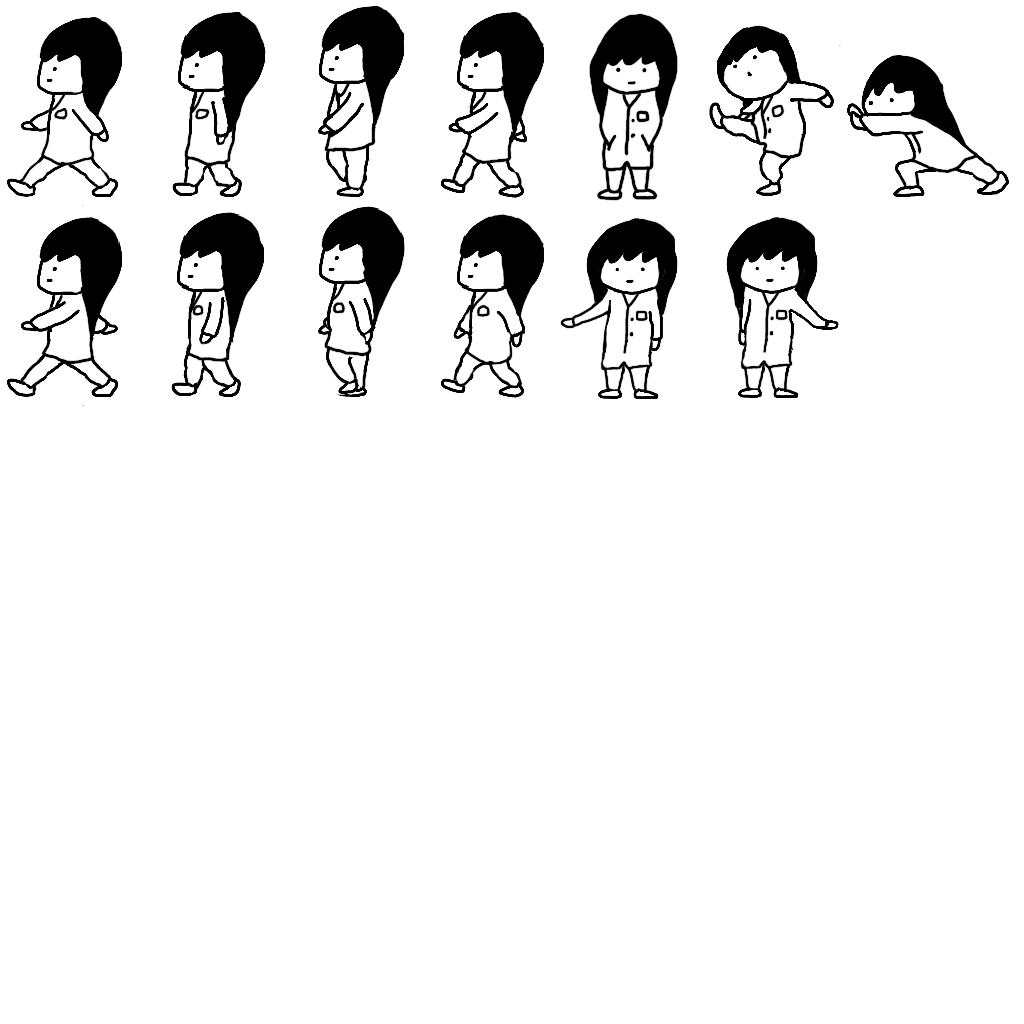
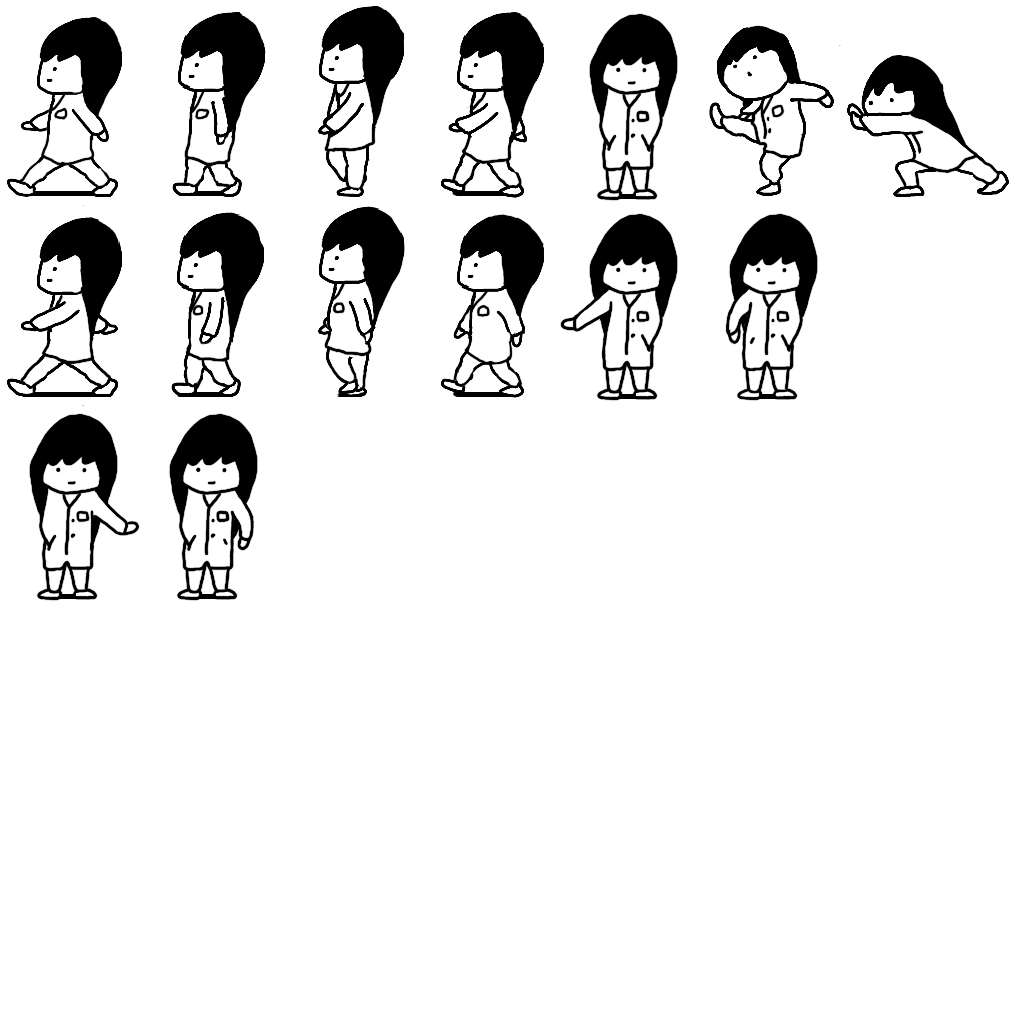
Layer changes from the first 1024x1024 image to the second:
hid group "ボタン押す現在左手" (2 layers) over [726, 213, 839, 399]
hid group "ボタン押す過去右手" (1 layers) over [560, 217, 678, 399]
added group "ボタン押す過去_右" with 16 layers above "ボタン押す過去_左" over [23, 191, 678, 601]
added layer "2" (1st of 5, in "ボタン押す過去_右") in group "ボタン押す過去_右" over [169, 413, 258, 601]
added layer "1" (1st of 5, in "ボタン押す過去_右") in group "ボタン押す過去_右" over [29, 413, 140, 601]
added layer "kage" (1st of 13, in "ボタン押す過去_右") in group "ボタン押す過去_右" over [179, 594, 234, 599]
added layer "kage" (2nd of 13, in "ボタン押す過去_右") in group "ボタン押す過去_右" over [38, 594, 93, 599]
added group "ボタン押す過去_左" with 11 layers above "立ち絵過去" over [560, 213, 839, 401]
added layer "2" (2nd of 5, in "ボタン押す過去_左") in group "ボタン押す過去_左" over [725, 213, 818, 401]
added layer "1" (2nd of 5, in "ボタン押す過去_左") in group "ボタン押す過去_左" over [560, 213, 678, 401]
added layer "kage" (3rd of 13, in "ボタン押す過去_左") in group "ボタン押す過去_左" over [741, 394, 796, 399]
added layer "kage" (4th of 13, in "ボタン押す過去_左") in group "ボタン押す過去_左" over [600, 394, 655, 399]
added layer "kage" (5th of 13, in "立ち絵過去") in group "立ち絵過去" over [619, 194, 652, 199]
added group "影" with 8 layers above "ボタン押す現在" over [23, 191, 519, 397]
added layer "kage" (6th of 13, in "影") in group "影" over [452, 392, 519, 397]
added layer "kage" (7th of 13, in "影") in group "影" over [337, 392, 363, 397]
added layer "kage" (8th of 13, in "影") in group "影" over [176, 392, 234, 397]
added layer "kage" (9th of 13, in "影") in group "影" over [23, 392, 96, 397]
added layer "kage" (10th of 13, in "影") in group "影" over [452, 191, 504, 196]
added layer "kage" (11th of 13, in "影") in group "影" over [336, 191, 361, 196]
added layer "kage" (12th of 13, in "影") in group "影" over [178, 191, 222, 196]
added layer "kage" (13th of 13, in "影") in group "影" over [32, 191, 94, 196]
